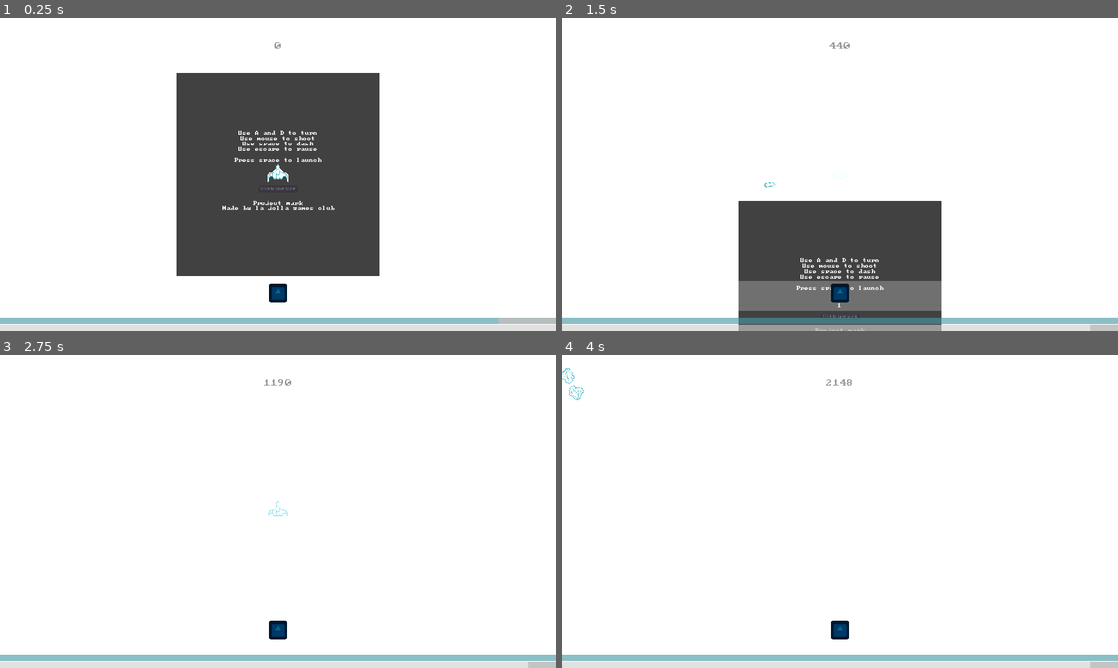
Above: before the commit, frames 1-4 (two rows, left to right).
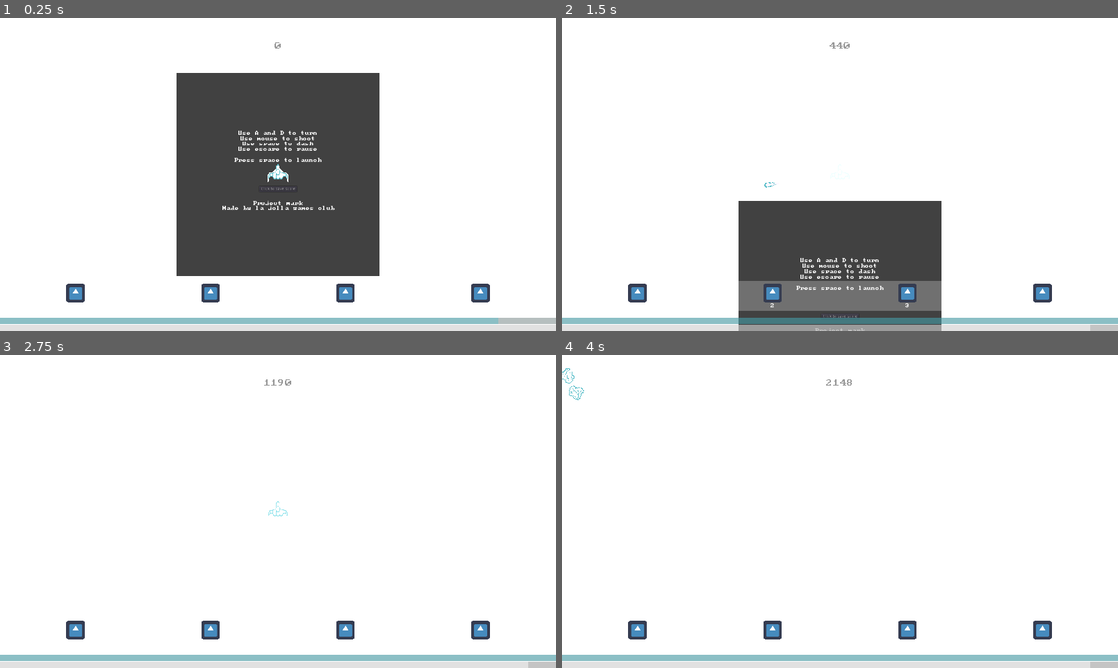
Above: after the commit, the same moments.

Repository: lajollagamesclub/project-mark
Game: Godot game, scene res://Main.tscn
Two runs of this game, one before a commit and one after it. Both use one fixed random seed, a clock stepped at 60 frames per second and the inputs below. The engine's default icon, where the game draws it, is replaced by a stand-in: a white triangle on a blue panel in a dark square.
Inputs (mouse positions are in pixels of both pictures, inside the frame that each line leads up to):
- Up to frame 1 (0.25 s): no input
- Up to frame 2 (1.5 s): tap Enter at 0.5 s; move the mouse to (962, 158) at 0.52 s; hold E (g_dash_right) 0.53-1.28 s; tap Space (g_dash) at 0.6 s; move the mouse to (728, 190) at 1.27 s; hold S (g_down) from 1.28 s (still down); click (728, 190) at 1.35 s
- Up to frame 3 (2.75 s): move the mouse to (333, 442) at 2.02 s; release S (g_down) at 2.03 s; hold E (g_dash_right) from 2.03 s (still down); tap 1 at 2.1 s
- Up to frame 4 (4 s): move the mouse to (812, 574) at 2.77 s; release E (g_dash_right) at 2.78 s; hold Up (g_fire_up) 2.78-3.53 s; tap 9 at 2.85 s; move the mouse to (1006, 558) at 3.52 s; hold Q (g_dash_left) from 3.53 s (still down); tap Space (g_dash) at 3.6 s

The runs differ from the first frame. In frame 1, 0.9% of the frame differs, in the area x 11-89%, y 84-91%; in frame 2, 1.0%, in the area x 11-89%, y 84-93%; in frame 3, 0.9%; in frame 4, 0.9%.

Commit message:
Move numberse into component scene

Diff:
--- a/src/Component.gd
+++ b/src/Component.gd
@@ -3,25 +3,35 @@
 class_name Component
 
 var cooldown_time: float = 1.0 setget set_cooldown_time
+var cur_cooldown_time: float = cooldown_time
+var number: int = 0 setget set_number
 
-var cur_cooldown_time: float = cooldown_time
+onready var cooldown_visualizer = $VBoxContainer/CenterContainer/CooldownVisualizer
+
+
+
+func set_number(new_number):
+	number = new_number
+	if has_node("VBoxContainer/NumberLabel"):
+		$VBoxContainer/NumberLabel.text = str(number)
+
 
 func set_cooldown_time(new_cooldown_time):
 	cooldown_time = new_cooldown_time
 	if has_node("CooldownVisualizer"):
-		$CooldownVisualizer.max_value = cooldown_time
-		$CooldownVisualizer.step = cooldown_time/360.0
+		cooldown_visualizer.max_value = cooldown_time
+		cooldown_visualizer.step = cooldown_time/360.0
 
 func _ready():
 	self.cooldown_time = cooldown_time
 	set_process(false)
-	$CooldownVisualizer.visible = false
+	cooldown_visualizer.visible = false
 
 func _process(delta):
 	cur_cooldown_time -= delta
-	$CooldownVisualizer.value = cur_cooldown_time
+	cooldown_visualizer.value = cur_cooldown_time
 	if cur_cooldown_time <= 0.0:
-		$CooldownVisualizer.visible = false
+		cooldown_visualizer.visible = false
 		set_process(false)
 
 func is_cooled_down() -> bool:
@@ -29,5 +39,5 @@
 
 func start_cooldown():
 	cur_cooldown_time = cooldown_time
-	$CooldownVisualizer.visible = true
+	cooldown_visualizer.visible = true
 	set_process(true)
--- a/src/Component.tscn
+++ b/src/Component.tscn
@@ -1,7 +1,8 @@
-[gd_scene load_steps=3 format=2]
+[gd_scene load_steps=4 format=2]
 
 [ext_resource path="res://icon.png" type="Texture" id=1]
 [ext_resource path="res://Component.gd" type="Script" id=2]
+[ext_resource path="res://theme.tres" type="Theme" id=3]
 
 [node name="Component" type="CenterContainer"]
 anchor_right = 1.0
@@ -12,20 +13,38 @@
 "_edit_use_anchors_": false
 }
 
-[node name="Icon" type="TextureRect" parent="."]
+[node name="VBoxContainer" type="VBoxContainer" parent="."]
 margin_left = 928.0
-margin_top = 508.0
+margin_top = 498.0
 margin_right = 992.0
-margin_bottom = 572.0
+margin_bottom = 582.0
+
+[node name="CenterContainer" type="CenterContainer" parent="VBoxContainer"]
+margin_right = 64.0
+margin_bottom = 64.0
+
+[node name="Icon" type="TextureRect" parent="VBoxContainer/CenterContainer"]
+margin_right = 64.0
+margin_bottom = 64.0
 texture = ExtResource( 1 )
 
-[node name="CooldownVisualizer" type="TextureProgress" parent="."]
-margin_left = 928.0
-margin_top = 508.0
-margin_right = 992.0
-margin_bottom = 572.0
+[node name="CooldownVisualizer" type="TextureProgress" parent="VBoxContainer/CenterContainer"]
+margin_right = 64.0
+margin_bottom = 64.0
 step = 0.1
 value = 8.7
 texture_progress = ExtResource( 1 )
 fill_mode = 4
 tint_progress = Color( 0.00784314, 0.00784314, 0.00784314, 0.588235 )
+
+[node name="NumberLabel" type="Label" parent="VBoxContainer"]
+margin_top = 68.0
+margin_right = 64.0
+margin_bottom = 84.0
+theme = ExtResource( 3 )
+text = "1"
+align = 1
+valign = 1
+__meta__ = {
+"_editor_description_": ""
+}
--- a/src/ComponentNumberLabel.gd
+++ /dev/null
@@ -1,10 +0,0 @@
-extends CenterContainer
-
-class_name ComponentNumberLabel
-
-var number: int = 0 setget set_number
-
-func set_number(new_number):
-	number = new_number
-	if has_node("Label"):
-		$Label.text = str(number)
--- a/src/ComponentNumberLabel.tscn
+++ /dev/null
@@ -1,26 +0,0 @@
-[gd_scene load_steps=3 format=2]
-
-[ext_resource path="res://theme.tres" type="Theme" id=1]
-[ext_resource path="res://ComponentNumberLabel.gd" type="Script" id=2]
-
-[node name="ComponentNumberLabel" type="CenterContainer"]
-margin_right = 40.0
-margin_bottom = 14.0
-size_flags_horizontal = 3
-theme = ExtResource( 1 )
-script = ExtResource( 2 )
-__meta__ = {
-"_edit_use_anchors_": false
-}
-
-[node name="Label" type="Label" parent="."]
-margin_left = 12.0
-margin_right = 28.0
-margin_bottom = 16.0
-theme = ExtResource( 1 )
-text = "1"
-align = 1
-valign = 1
-__meta__ = {
-"_editor_description_": ""
-}
--- a/src/ComponentsAndNumbers.gd
+++ b/src/ComponentsAndNumbers.gd
@@ -3,7 +3,6 @@
 const player_state = preload("res://player_state.tres")
 
 onready var components_list = $ComponentsList
-onready var numbers_list = $NumbersList
 
 func _ready():
 	player_state.connect("components_changed", self, "_on_components_changed")
@@ -11,14 +10,12 @@
 
 func _on_components_changed(new_components):
 	remove_children(components_list)
-	remove_children(numbers_list)
 	var cur_number: int = 1
 	for component_name in new_components:
 		var cur_component_scene: Control = load(player_state.get_component_scene(component_name )).instance()
 		components_list.add_child(cur_component_scene)
-		var cur_number_label: ComponentNumberLabel = preload("res://ComponentNumberLabel.tscn").instance()
-		cur_number_label.number = cur_number
-		numbers_list.add_child(cur_number_label)
+		cur_component_scene.number = cur_number
+		cur_number += 1
 
 func remove_children(parent_node: Node):
 	for c in parent_node.get_children():
--- a/src/Main.tscn
+++ b/src/Main.tscn
@@ -257,11 +257,6 @@
 [node name="ComponentsList" type="HBoxContainer" parent="UI/LowerUI/ComponentsMarginContainer/ComponentsPanelContainer/InnerMarginContainer/ComponentsAndNumbers"]
 margin_right = 1860.0
 
-[node name="NumbersList" type="HBoxContainer" parent="UI/LowerUI/ComponentsMarginContainer/ComponentsPanelContainer/InnerMarginContainer/ComponentsAndNumbers"]
-margin_top = 4.0
-margin_right = 1860.0
-margin_bottom = 4.0
-
 [node name="Bars" type="VBoxContainer" parent="UI/LowerUI"]
 margin_top = 130.0
 margin_right = 1920.0
--- a/src/RadialDistortion.gd
+++ b/src/RadialDistortion.gd
@@ -11,6 +11,7 @@
 	set_process(false)
 	player_state.connect("hyperspace_changed", self, "_on_hyperspace_changed")
 	material.set_shader_param("dist", 0.0)
+#	into_hyperspace()
 
 func set_reset(new_reset):
 #	reset = new_reset
--- a/src/player_state.gd
+++ b/src/player_state.gd
@@ -11,6 +11,9 @@
 }
 
 var cur_components: Array = [
+	"warping",
+	"warping",
+	"warping",
 	"warping"
 ]
 
--- a/src/project.godot
+++ b/src/project.godot
@@ -13,11 +13,6 @@
 "class": "Component",
 "language": "GDScript",
 "path": "res://Component.gd"
-}, {
-"base": "CenterContainer",
-"class": "ComponentNumberLabel",
-"language": "GDScript",
-"path": "res://ComponentNumberLabel.gd"
 }, {
 "base": "Node2D",
 "class": "InWorld2D",
@@ -41,7 +36,6 @@
 } ]
 _global_script_class_icons={
 "Component": "",
-"ComponentNumberLabel": "",
 "InWorld2D": "",
 "InWorldGUI": "",
 "InWorldKinematic": "",
